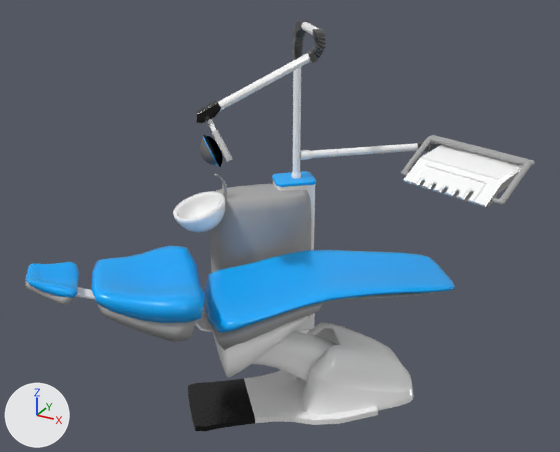
The FBX model Assets/Models/Dentist_Chair.fbx as it was, and as the next commit left it.
The view is the same before and after, from a 50 mm lens placed at (3.98, -8.12, 6.36), pointed at (-0.33, -0.27, 2.43). The axes (+X, +Y, +Z) are drawn at lower left. The lights are the same throughout. Where no turn or scale is listed for an object, it has been applied to the vertices. Vertices at the same position are counted once.

Names of what the first picture shows: 'Base', 'Base.001', 'Base2', 'Bowl1', 'Cover', 'Frame_holder', 'Main', 'body_cushion', 'center', 'center_frame', 'connector2', 'head', 'head_cushion', 'leg_cushion', 'top'.
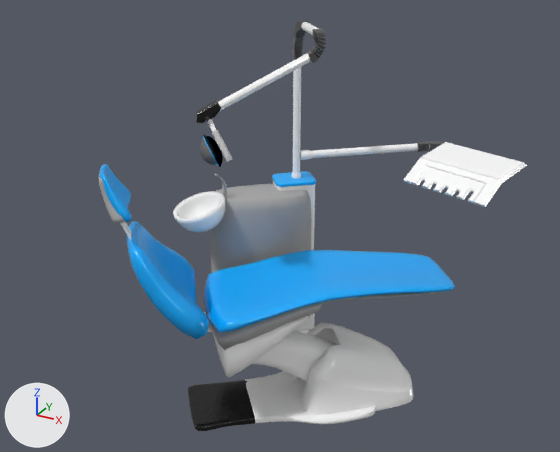
The newer file is also rescaled (x0.412), turned or shifted as a whole; pictures and numbers use the older file's frame.

Where the change shows, as pixel boxes [x1, y1, x2, y2] in the pictures (560 x 452 px):
'body_cushion', reshaped (27% narrower, 51% taller)
    before: [91, 245, 205, 323]
    after: [126, 221, 209, 339]
'Base', reshaped
    before: [188, 370, 378, 431]
    after: [188, 371, 376, 431]
'head_cushion', reshaped (37% narrower, 59% taller)
    before: [26, 262, 79, 298]
    after: [99, 164, 132, 222]
'Main', deleted
    before: [401, 135, 534, 208]
'top', deleted
    before: [98, 304, 197, 342]
'head', reshaped (45% narrower, 47% taller)
    before: [25, 274, 73, 305]
    after: [99, 177, 125, 223]
'connector2', reshaped
    before: [76, 287, 95, 299]
    after: [121, 222, 132, 240]

Patch to the scene script:
```diff
--- a/Assets/Models/Dentist_Chair.fbx.py
+++ b/Assets/Models/Dentist_Chair.fbx.py
@@ me_mesh_002 @@
 me_mesh_002.from_pydata(...)  # 110 vertices, 108 faces; spans x -0.76..0.97, y -0.74..0.97, z -0.21..0.2
+# me_mesh_002 part 5: the whole mesh is multiplied about its middle by the matrix ((0.808, -0.176, 0.562), (-0.16, 0.853, 0.497), (-0.566, -0.492, 0.661)), then moved by (0.09, 0.07, 0.01)
 me_mesh_002.materials.append(mat_chair_blues)
@@ me_mesh_012 @@
 me_mesh_012.from_pydata(...)  # 198 vertices, 194 faces; spans x -0.326..0.432, y -0.324..0.45, z -0.151..0.13
+# me_mesh_012 part 1: the whole mesh is multiplied about its middle by the matrix ((0.809, -0.124, 0.574), (-0.204, 0.858, 0.472), (-0.551, -0.499, 0.669)), then moved by (0.585, 0.488, 1.006)
 me_mesh_012.materials.append(mat_cushion_grey)
@@ me_mesh_004 @@
 me_mesh_004.from_pydata(...)  # 8 vertices, 6 faces; spans x -0.105..0.222, y -0.232..0.087, z -0.066..0.044
-me_mesh_004.vertices[0].co = (0.099, 0.087, -0.044)
-me_mesh_004.vertices[1].co = (-0.099, -0.087, 0.044)
-me_mesh_004.vertices[2].co = (-0.105, -0.092, 0.022)
-me_mesh_004.vertices[3].co = (0.094, 0.082, -0.066)
-me_mesh_004.vertices[4].co = (0.222, -0.054, -0.044)  # pixel (95, 297)
-me_mesh_004.vertices[5].co = (0.024, -0.227, 0.044)
-me_mesh_004.vertices[6].co = (0.018, -0.232, 0.022)
-me_mesh_004.vertices[7].co = (0.217, -0.058, -0.066)  # pixel (95, 299)
+# me_mesh_004 part 4
+me_mesh_004.vertices[0].co = (0.487, 0.389, 0.682)  # pixel (132, 233)
+me_mesh_004.vertices[1].co = (0.35, 0.286, 1.076)
+me_mesh_004.vertices[2].co = (0.334, 0.272, 1.067)
+me_mesh_004.vertices[3].co = (0.471, 0.376, 0.673)
+me_mesh_004.vertices[4].co = (0.604, 0.244, 0.684)  # pixel (132, 239)
+me_mesh_004.vertices[5].co = (0.467, 0.14, 1.078)
+me_mesh_004.vertices[6].co = (0.451, 0.127, 1.069)
+me_mesh_004.vertices[7].co = (0.588, 0.23, 0.675)  # pixel (130, 240)
 me_mesh_004.materials.append(mat_chair_whites)
@@ me_mesh_011 @@
-me_mesh_011.from_pydata(...)  # 171 vertices, 152 faces; spans x -0.9..1.58, y -0.85..1.48, z 0.03..0.1
+me_mesh_011.from_pydata(...)  # 2505 vertices, 2432 faces; spans x -0.88..1.54, y -0.85..1.44, z 0.03..0.1
+# me_mesh_011 part 3: 2 vertices moved within x -0.85..-0.11, y -0.16..0.49, z 0.03; 129 vertices removed from x -0.9..1.58, y -0.85..1.48, z 0.03..0.1; 2463 vertices added at x -0.88..1.54, y -0.85..1.44, z 0.03..0.1
 me_mesh_011.materials.append(mat_lambert1)
@@ me_mesh @@
 me_mesh.from_pydata(...)  # 284 vertices, 286 faces; spans x -0.364..0.426, y -0.167..0.621, z -0.201..0.057
+# me_mesh part 2: the whole mesh is multiplied about its middle by the matrix ((0.809, -0.124, 0.574), (-0.204, 0.858, 0.472), (-0.551, -0.499, 0.669)), then moved by (0.592, 0.49, 0.986)
 me_mesh.materials.append(mat_chair_blues)
@@ ob_main @@
-ob_main = bpy.data.objects.new('Main', me_mesh_014)
@@ ob_top @@
-ob_top = bpy.data.objects.new('top', me_mesh_005)
```
